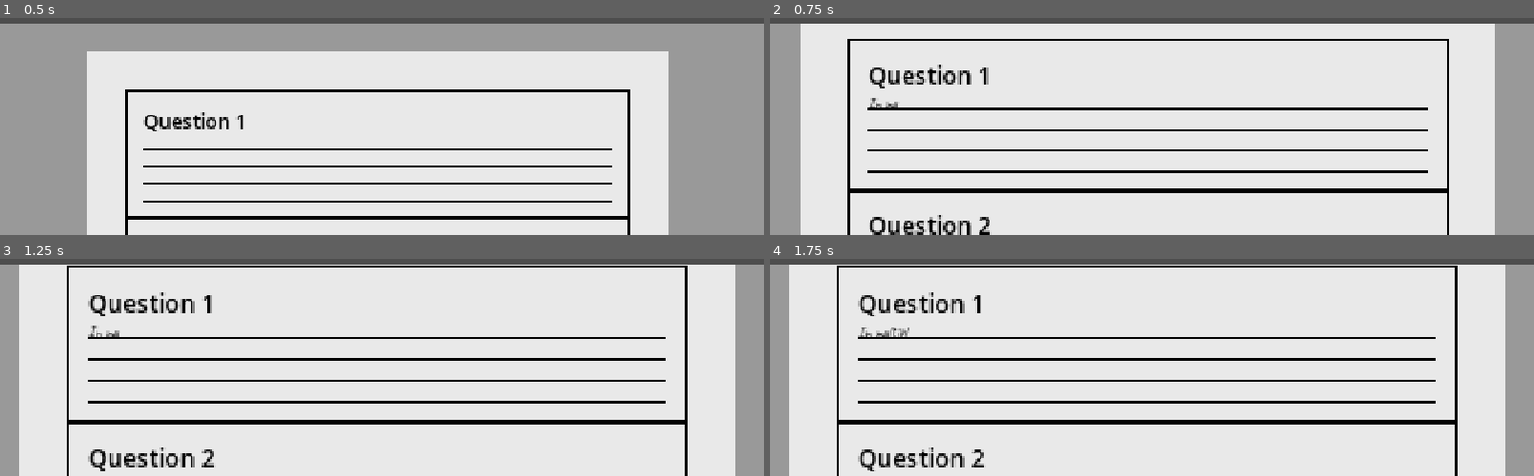
Above: before the commit, frames 1-4 (two rows, left to right).
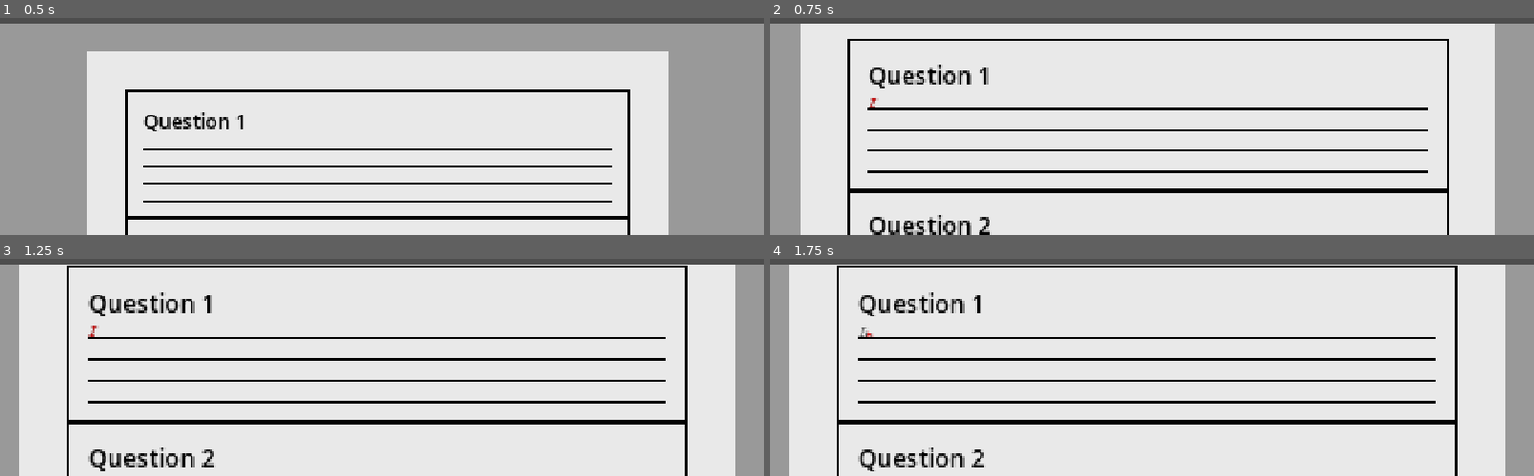
Above: after the commit, the same moments.

Repository: Dev-Hauffman/Magnum_Factum
Game: Godot game, scene res://scenes/test_scene/test_scene.tscn
Same seed, same stepped clock (60 frames per second), same inputs: the game is played once before the commit and once after it. This scene is started directly instead of the project's main scene.
Inputs (mouse positions are in pixels of both pictures, inside the frame that each line leads up to):
- Up to frame 1 (0.5 s): no input
- Up to frame 2 (0.75 s): drag from (1144, 154) to (outside the picture) at 0.52 s
- Up to frame 3 (1.25 s): no input
- Up to frame 4 (1.75 s): drag from (999, 282) to (1113, 347) at 1.27 s

Frame 1 is identical in both runs. In frame 2, less than 0.1% of the frame differs, in the area x 13-17%, y 36-42%; in frame 3, less than 0.1%; in frame 4, 0.1%, in the area x 12-19%, y 31-36%.

Commit message:
working on leading letter

Diff:
--- a/scenes/test_scene/test_screen/question.gd
+++ b/scenes/test_scene/test_screen/question.gd
@@ -2,18 +2,32 @@
 
 signal clicked
 
+
 var maximum_score:float = 0
 var current_score:float = 0
 var paragraphs:Array[RichTextLabel] = []
-var current_paragraph:int = 0
+var current_paragraph_index:int = 0
 var can_click:bool = true
 var margin_value:int = 8
 
 var style_box = load("res://resources/question_underline.tres")
-var notepen_font = load("res://resources/fonts/Notepen.ttf")
-var note_taker_font_1 = load("res://resources/fonts/note-taker.otf")
-var note_taker_font_2 = load("res://resources/fonts/note-taker.ttf")
+#var notepen_font = load("res://resources/fonts/Notepen.ttf")
+#var note_taker_font_1 = load("res://resources/fonts/note-taker.otf")
+#var note_taker_font_2 = load("res://resources/fonts/note-taker.ttf")
 var caveat_font = load("res://resources/fonts/Caveat-VariableFont_wght.ttf")
+
+var visible_character_amout:int = 1
+
+var current_character:RichTextLabel
+var character_current_position
+var character_next_position
+var character_initial_position
+var current_letter:int = 0
+var current_letter_index:int = 0
+var current_line:int = 0
+var current_height = 0
+var can_update_character_position:bool = false
+var initial_letter:int = 0
 
 
 @onready var question_number = $QuestionMarginContainer/ContentContainer/NumberLabel
@@ -67,16 +81,94 @@
 		filler_label.add_theme_font_override("font", caveat_font)
 		filler_label.add_theme_stylebox_override("normal", style_box)
 
+	current_character = RichTextLabel.new()
+	add_child(current_character)
+	current_character.fit_content = true
+	current_character.autowrap_mode = TextServer.AUTOWRAP_OFF
+	current_character.texture_filter = CanvasItem.TEXTURE_FILTER_NEAREST
+	current_character.add_theme_font_override("normal_font", caveat_font)
+	current_character.add_theme_font_size_override("normal_font_size", 6)
+	current_character.mouse_filter = Control.MOUSE_FILTER_IGNORE
+	current_character.add_theme_color_override("default_color", Color.RED)
+	character_current_position = paragraphs[0].global_position
+	character_next_position = paragraphs[0].global_position
+	character_initial_position = paragraphs[0].global_position
+	current_height = character_initial_position.y
+	can_update_character_position = true
+
+
+func _process(delta):
+	if can_update_character_position and current_character != null:
+		current_character.global_position = character_current_position
+		#character_current_position.y = paragraphs[current_paragraph_index].global_position.y
+
 
 func _on_gui_input(event):
 	if can_click:
 		if event is InputEventMouseButton and event.pressed and (event.button_index == MOUSE_BUTTON_LEFT or event.button_index == MOUSE_BUTTON_RIGHT):
-			if current_paragraph < paragraphs.size():
-				paragraphs[current_paragraph].visible_characters += 5
+			if current_paragraph_index < paragraphs.size():
+				paragraphs[current_paragraph_index].visible_characters += visible_character_amout
+				update_character_position()
 				emit_signal("clicked")
-				if paragraphs[current_paragraph].visible_ratio >= 1:
+				if paragraphs[current_paragraph_index].visible_ratio >= 1:
 					current_score += maximum_score / paragraphs.size()
-					current_paragraph += 1
+					current_paragraph_index += 1
 					print_debug(current_score)
-					if current_paragraph == paragraphs.size():
+					if current_paragraph_index == paragraphs.size():
+						current_character.queue_free()
 						print_debug(current_score)
+
+
+func update_character_position():
+	#get current letter and set current letter to the richlabel
+	var current_paragraph:RichTextLabel = paragraphs[current_paragraph_index]
+	#var paragraph_current_string = current_paragraph.text.substr(0, 5)
+	if current_letter >= current_paragraph.text.length():
+		return
+	var paragraph_current_string = current_paragraph.text[current_letter]
+	current_character.text = paragraph_current_string
+	#update to next position
+	var character_size:Vector2
+	#print_debug(current_paragraph.text.substr(initial_letter, current_letter_index + 1))
+	#print_debug("Initial letter: %d" % initial_letter)
+
+	if current_paragraph.get_character_line(current_letter) > current_line:
+		initial_letter = current_letter
+		current_letter_index = 1
+		current_letter += 1
+		current_line += 1
+		character_size = current_paragraph.get_theme_font("normal_font").get_string_size(current_paragraph.text.substr(initial_letter, current_letter_index + 1),1,-1,6)
+		var line_separation = current_paragraph.get_theme_constant("line_separation")
+		#print_debug(line_separation)
+		var string_x_size = character_initial_position.x
+		var string_y_size = character_size.y
+		current_height += line_separation + string_y_size
+		character_next_position = Vector2(string_x_size, current_height)
+		character_current_position = character_next_position
+
+	elif paragraphs[current_paragraph_index].visible_ratio >= 1:
+		current_line = 0
+		current_letter_index = 0
+		current_letter = 0
+		initial_letter = 0
+		character_initial_position = paragraphs[current_paragraph_index].global_position
+		character_size = current_paragraph.get_theme_font("normal_font").get_string_size(current_paragraph.text.substr(initial_letter, current_letter_index + 1),1,-1,6)
+		var line_separation = current_paragraph.get_theme_constant("line_separation")
+		var string_x_size = character_initial_position.x
+		var string_y_size = character_size.y
+		current_height += line_separation + string_y_size
+		character_next_position = Vector2(string_x_size, current_height)
+		character_current_position = character_next_position
+
+	else:
+		character_current_position = character_next_position
+		character_size = current_paragraph.get_theme_font("normal_font").get_string_size(current_paragraph.text.substr(initial_letter, current_letter_index + 1),1,-1,6)
+		character_next_position.x = character_initial_position.x + character_size.x
+		current_letter_index += 1
+		current_letter += 1
+
+
+		#check if the next character is in new paragraph
+	#updates the current letter
+	#check if it's the end
+		# if it is, kills the rich label
--- a/scenes/test_scene/test_screen/test_screen.gd
+++ b/scenes/test_scene/test_screen/test_screen.gd
@@ -1,7 +1,7 @@
 extends Node2D
 
 
-var questions:Array[QuestionInfo] = []
+var questions_info:Array[QuestionInfo] = []
 var final_score:float = 0
 var middle
 
@@ -40,11 +40,11 @@
 
 func generate_questions():
 	var question_generator:QuestionGenerator = QuestionGenerator.new()
-	questions = question_generator.define_questions()
+	questions_info = question_generator.define_questions()
 
 
 func add_questions():
-	for entry in questions:
+	for entry in questions_info:
 		var question = preload("res://scenes/test_scene/test_screen/question.tscn").instantiate()
 		questions_container.add_child(question)
 		question.initialize(entry)
